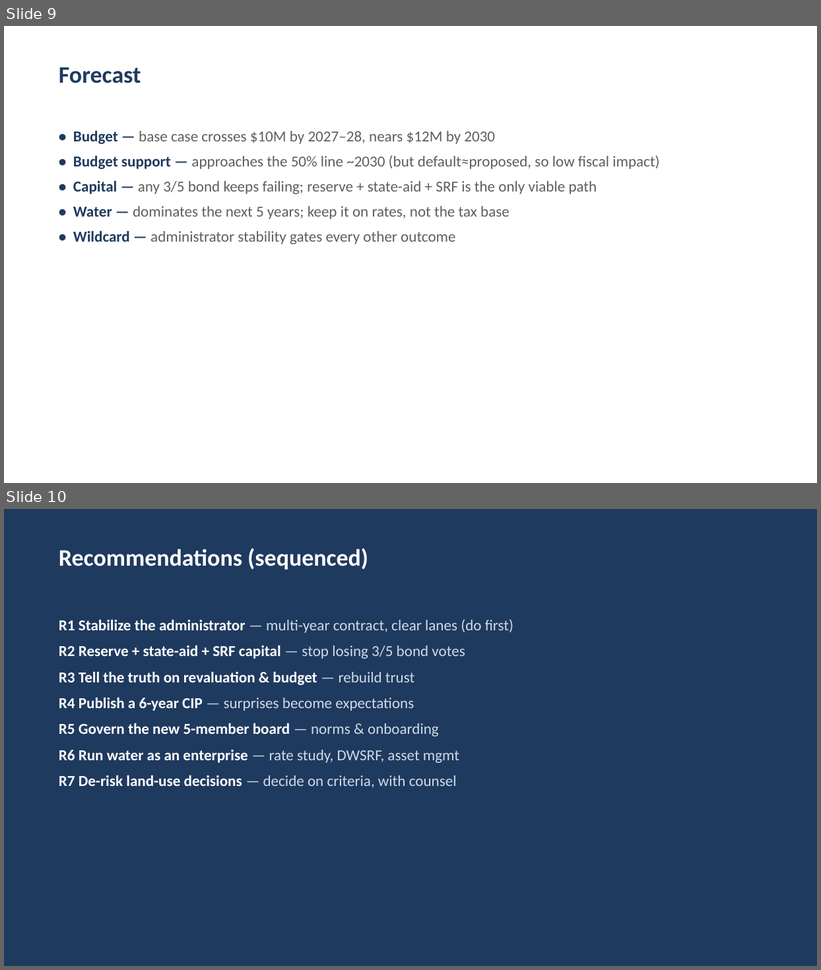
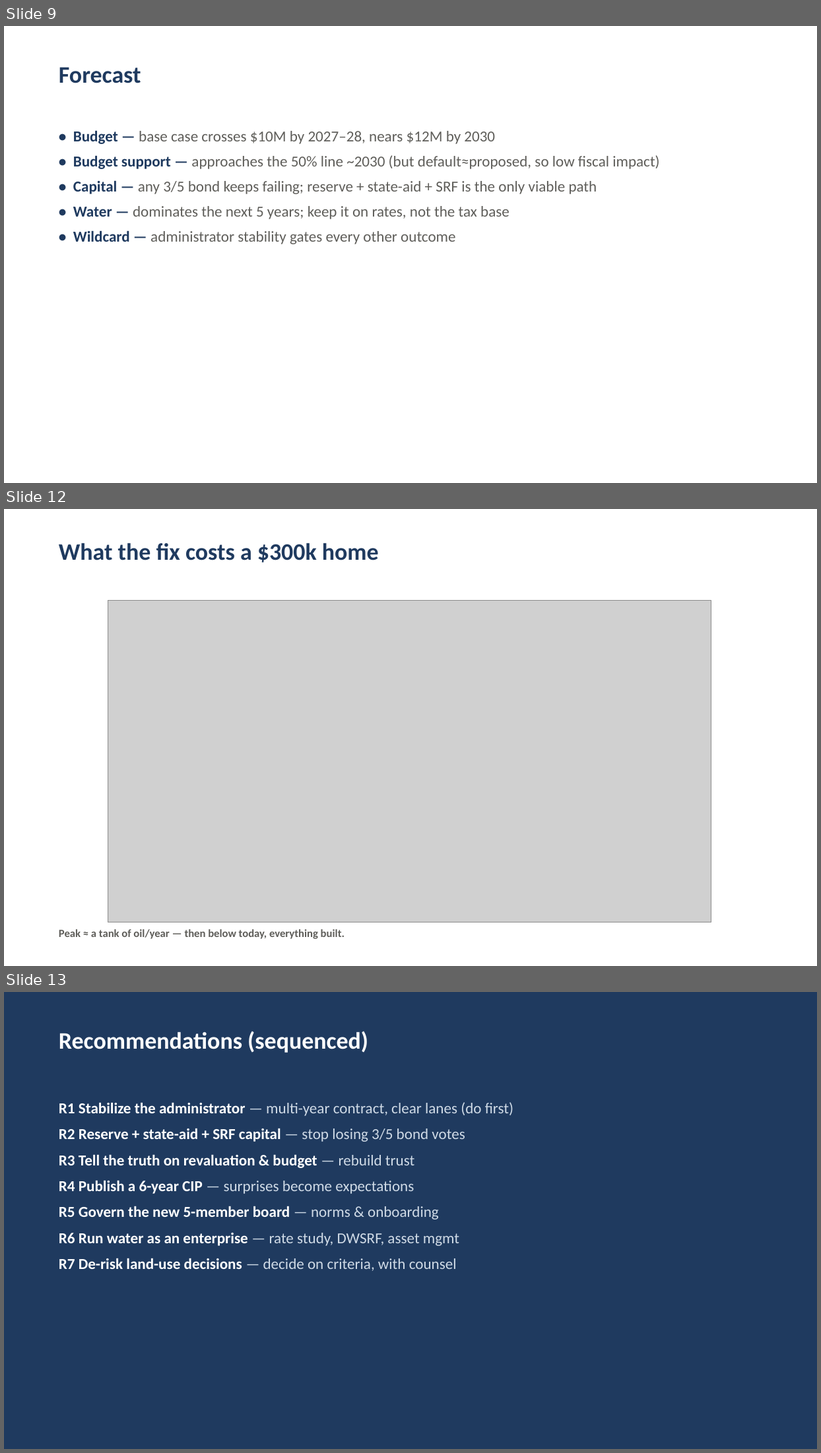
Before and after one commit to 97n8/puddlejumper, a slide deck: docs/analyses/swanzey-financial-review/Deliverables/Board Presentation.pptx. Shown one above the other, each under a label of ours: slides 9 and 10 before the commit, slides 9, 12 and 13 after it; the slides between them are not shown. The pictures are 821x970 and 821x1453 pixels, drawn with LibreOffice and Linux fonts; fonts in the diff are those of the drawing; grey boxes stand for pictures. Boxes give left, top, right and bottom in pixels: in the first picture for what was removed or moved away, otherwise in the second. Text is boxed around its words. In the diff, an @@ line names an element or a change of style, - is before the commit and + after.

```diff
--- a/docs/analyses/swanzey-financial-review/Deliverables/Board Presentation.pptx
+++ b/docs/analyses/swanzey-financial-review/Deliverables/Board Presentation.pptx
@@ slide 12 added at [4,509,817,966], background #FFFFFF @@
@@ rectangle added at [4,509,817,966], fill #FFFFFF @@
@@ text added at [59,543,379,562], 28 pt, text #1F3A5F, bold @@
+What the fix costs a $300k home
@@ picture added at [108,601,712,923] @@
@@ text added at [59,929,345,939], 13 pt, text #5F5E5A, bold @@
+Peak ≈ a tank of oil/year — then below today, everything built.
@@ what was slide 10 is now slide 13 @@
```
Also in this commit, not shown: 1 slide changed, 2 other slides added, 15 other files.
